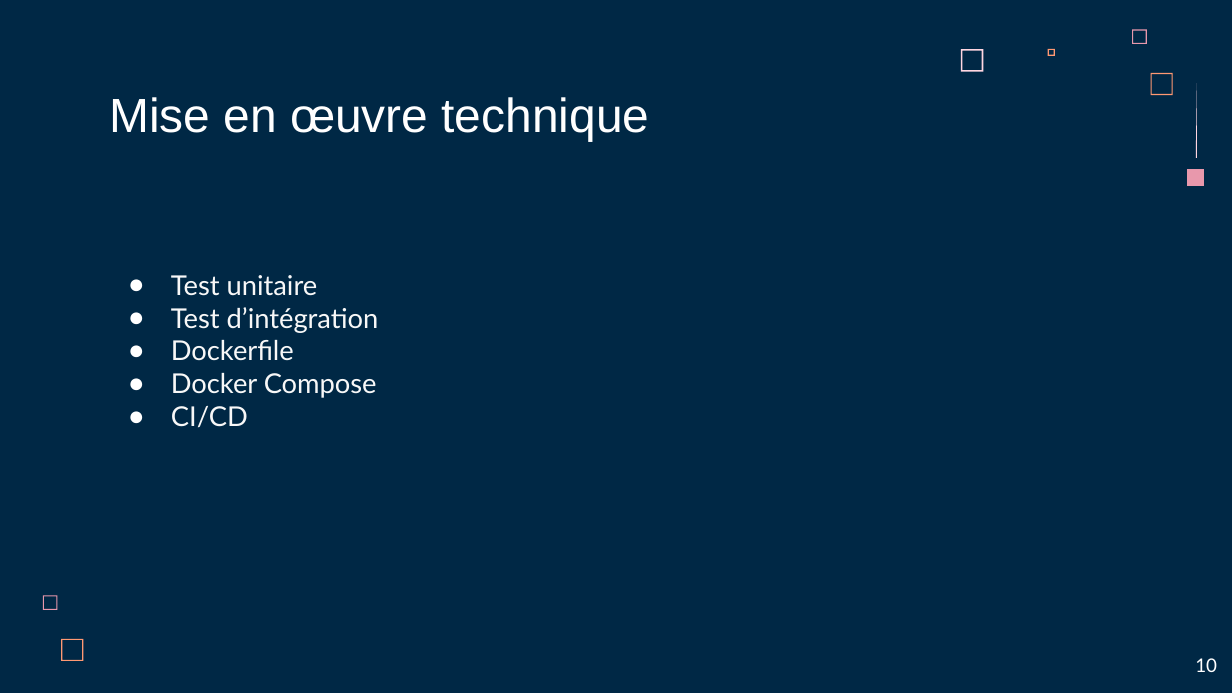
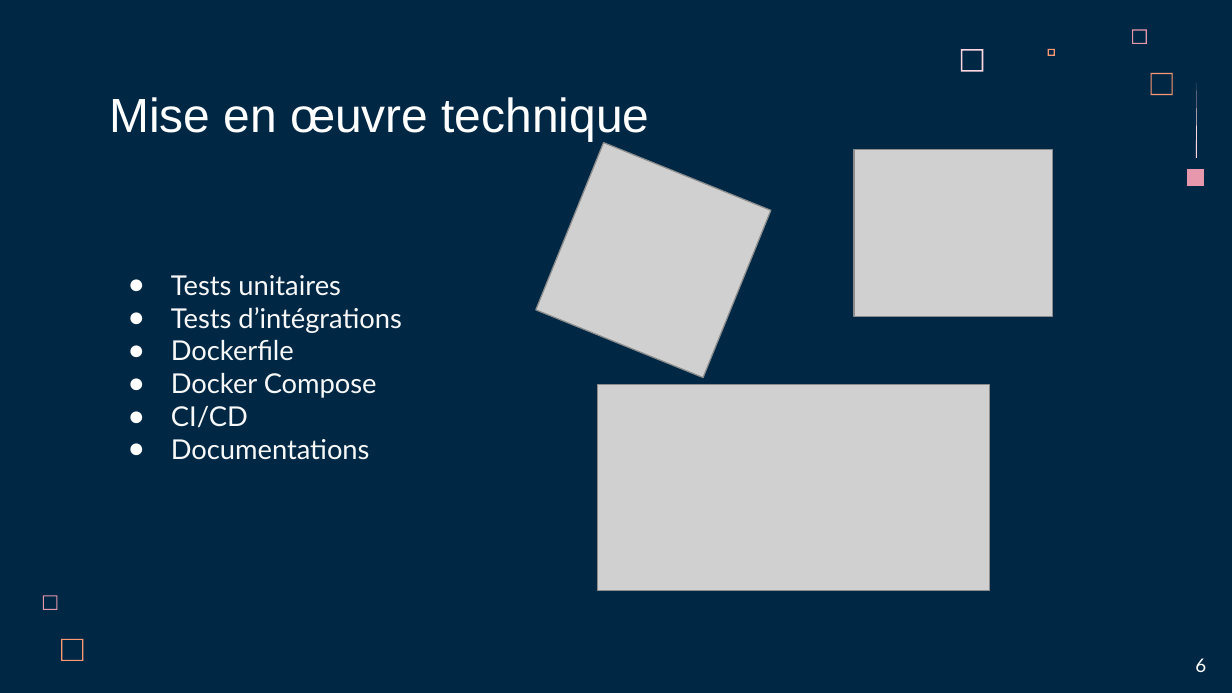
Before and after one commit to LoicSERRE/Projet-annuel-BUT3, a slide deck: slide 6 of Revue de projet/Revue de projet 2/Diapo revue de projet.pptx (slide 5 before the commit). Drawn at 1232x693 pixels with LibreOffice and Linux fonts; fonts in the diff are those of the drawing; grey boxes stand for pictures. Boxes give left, top, right and bottom in pixels: in the first picture for what was removed or moved away, otherwise in the second. Text is boxed around its words. In the diff, an @@ line names an element or a change of style, - is before the commit and + after.

```diff
--- a/Revue de projet/Revue de projet 2/Diapo revue de projet.pptx
+++ b/Revue de projet/Revue de projet 2/Diapo revue de projet.pptx
@@ picture added at <box>536,143,770,377</box> @@
@@ picture added at <box>854,150,1052,317</box> @@
@@ subtitle at <box>171,275,401,333</box>: text changed @@
-● Test unitaire
-● Test d’intégration
+● Tests unitaires
+● Tests d’intégrations
@@ picture added at <box>598,384,989,590</box> @@
@@ subtitle at <box>171,439,370,460</box>: paragraph added @@
+● Documentations
@@ text at <box>1195,658,1206,672</box>: text changed @@
-10
+6
```
Also in this commit, not shown: 7 other slides changed, 1 slide added, 6 other files.
